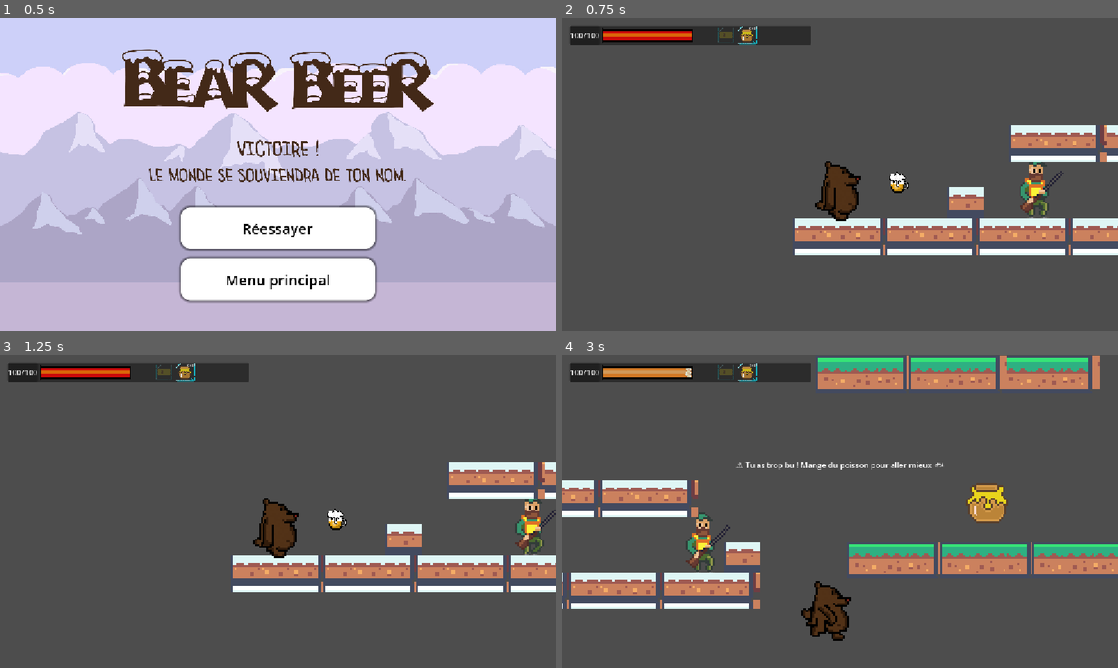
Above: before the commit, frames 1-4 (two rows, left to right).
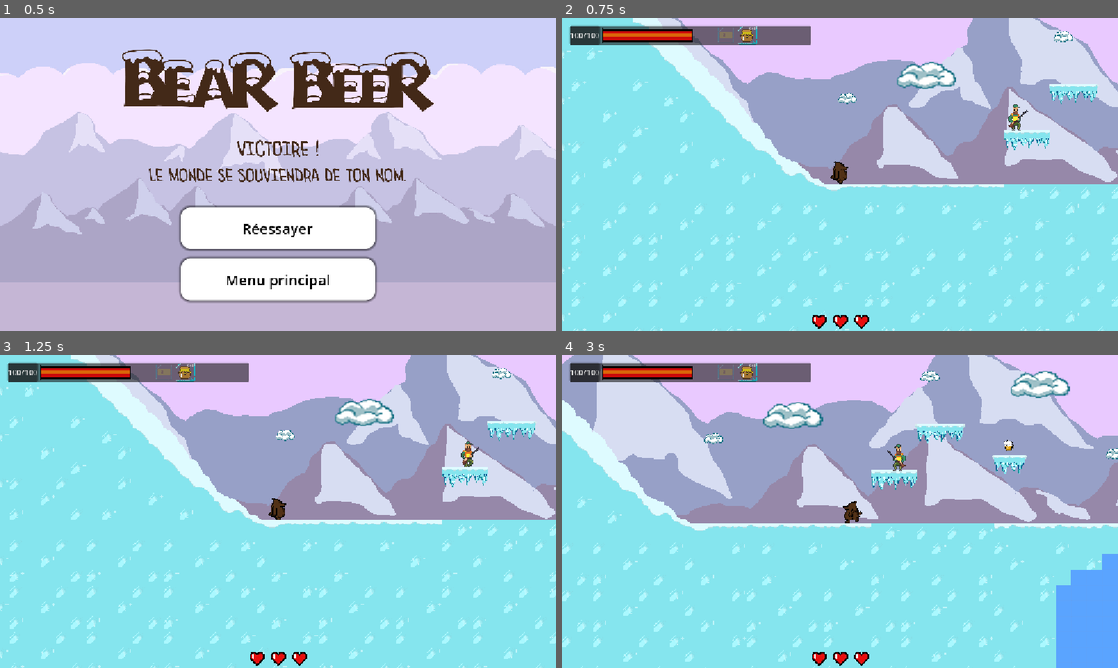
Above: after the commit, the same moments.

Repository: Oozudex/GameJam-BearBeer
Game: Godot game, scene res://Scene/win_normal.tscn
Two runs of this game, one before a commit and one after it. Both use one fixed random seed, a clock stepped at 60 frames per second and the inputs below. This scene is started directly instead of the project's main scene. Sound files missing from this copy of the repository are replaced by a short silence.
Inputs:
- Up to frame 1 (0.5 s): no input
- Up to frame 2 (0.75 s): click "Réessayer" at 0.5 s
- Up to frame 3 (1.25 s): no input
- Up to frame 4 (3 s): hold Right (ui_right) 1.28-2.78 s; tap Space (jump) at 1.52, 2.27 s; hold Left (ui_left) from 2.78 s (still down)

Frame 1 is identical in both runs. In frame 2, 99% of the frame differs, in the area x 0-100%, y 0-100%; in frame 3, 99%; in frame 4, 99%.

Commit message:
Redirection sur la page

Diff:
--- a/scripts/win_normal.gd
+++ b/scripts/win_normal.gd
@@ -14,7 +14,7 @@
 func _on_retry_button_pressed() -> void:
 	get_tree().paused = false
 	GameState.reset_run()
-	get_tree().change_scene_to_file("res://Scene/game.tscn") # adapte
+	get_tree().change_scene_to_file("res://Scene/game_dev.tscn") # adapte
 
 func _on_menu_button_pressed() -> void:
 	get_tree().paused = false
--- a/scripts/win_ticket.gd
+++ b/scripts/win_ticket.gd
@@ -16,7 +16,7 @@
 func _on_retry_button_pressed() -> void:
 	get_tree().paused = false
 	GameState.reset_run()
-	get_tree().change_scene_to_file("res://Scene/game.tscn") # adapte
+	get_tree().change_scene_to_file("res://Scene/game_dev.tscn") # adapte
 
 func _on_menu_button_pressed() -> void:
 	get_tree().paused = false
